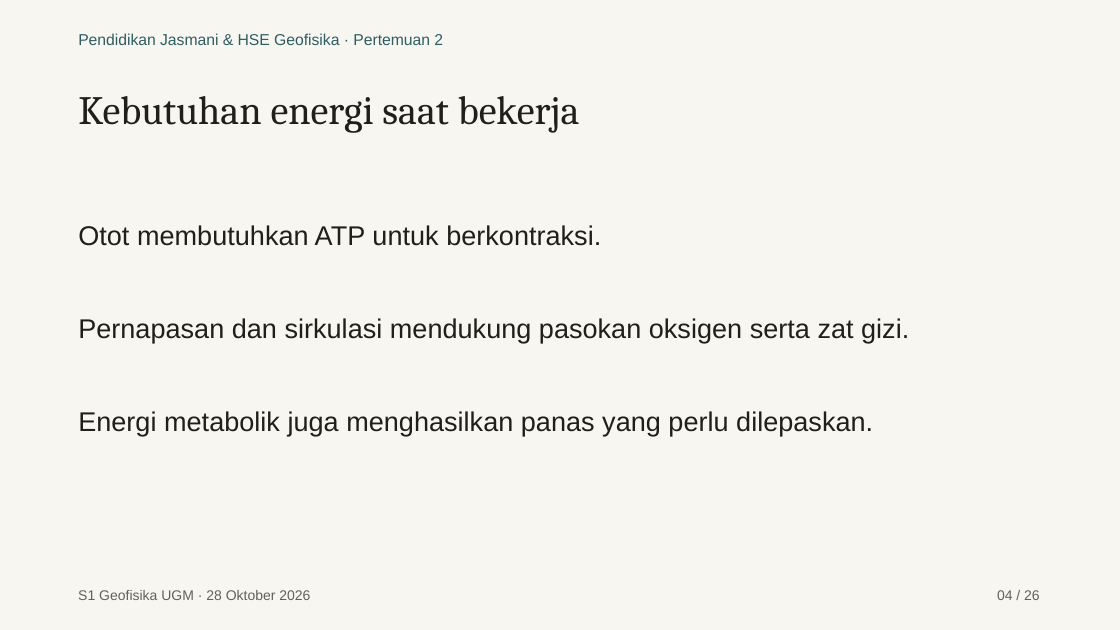
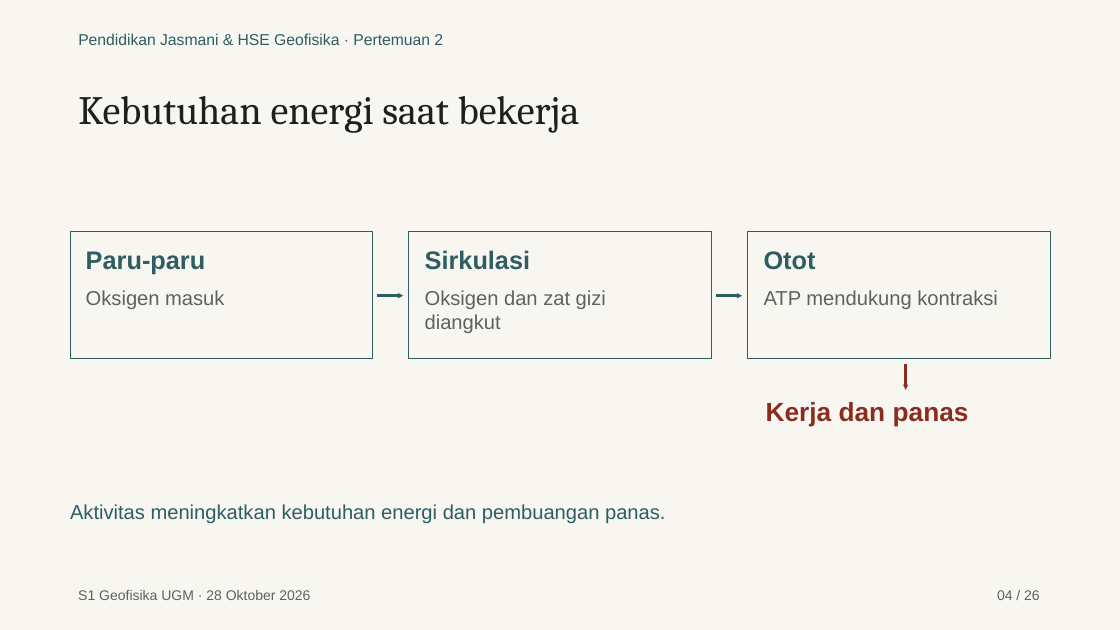
Before and after one commit to maswiet/maswiet.github.io, a slide deck: slide 4 of kuliah/pendidikan-jasmani-hse/pertemuan-2/presentasi.pptx. Drawn at 1120x630 pixels with LibreOffice and Linux fonts; fonts in the diff are those of the drawing. Boxes give left, top, right and bottom in pixels: in the first picture for what was removed or moved away, otherwise in the second. Text is boxed around its words. In the diff, an @@ line names an element or a change of style, - is before the commit and + after.

```diff
--- a/kuliah/pendidikan-jasmani-hse/pertemuan-2/presentasi.pptx
+++ b/kuliah/pendidikan-jasmani-hse/pertemuan-2/presentasi.pptx
@@ rectangle added at (x1=70, y1=232, x2=372, y2=359), fill #F8F6F1, outline #2F5D62 0.75 pt @@
@@ text removed at (x1=78, y1=225, x2=601, y2=246) @@
-Otot membutuhkan ATP untuk berkontraksi.
@@ rectangle added at (x1=409, y1=232, x2=712, y2=359), fill #F8F6F1, outline #2F5D62 0.75 pt @@
@@ rectangle added at (x1=748, y1=232, x2=1050, y2=359), fill #F8F6F1, outline #2F5D62 0.75 pt @@
@@ text added at (x1=86, y1=251, x2=206, y2=275), 21.8 pt, text #2F5D62, bold @@
+Paru-paru
@@ text added at (x1=425, y1=250, x2=531, y2=270), 21.8 pt, text #2F5D62, bold @@
+Sirkulasi
@@ text added at (x1=764, y1=251, x2=816, y2=270), 21.8 pt, text #2F5D62, bold @@
+Otot
@@ text added at (x1=86, y1=290, x2=224, y2=309), 17.2 pt, text #5F625C @@
+Oksigen masuk
@@ arrow added from (377, 296) to (403, 296), #2F5D62 2.25 pt @@
@@ text added at (x1=425, y1=290, x2=606, y2=333), 17.2 pt, text #5F625C @@
+Oksigen dan zat gizi
+diangkut
@@ arrow added from (716, 296) to (743, 296), #2F5D62 2.25 pt @@
@@ text added at (x1=764, y1=290, x2=998, y2=309), 17.2 pt, text #5F625C @@
+ATP mendukung kontraksi
@@ text removed at (x1=78, y1=318, x2=909, y2=343) @@
-Pernapasan dan sirkulasi mendukung pasokan oksigen serta zat gizi.
@@ arrow added from (906, 364) to (906, 390), #8A2D1F 2.25 pt @@
@@ text removed at (x1=78, y1=411, x2=873, y2=436) @@
-Energi metabolik juga menghasilkan panas yang perlu dilepaskan.
@@ text added at (x1=766, y1=402, x2=969, y2=427), 22.5 pt, text #8A2D1F, bold @@
+Kerja dan panas
@@ text added at (x1=70, y1=504, x2=665, y2=523), 17.2 pt, text #2F5D62 @@
+Aktivitas meningkatkan kebutuhan energi dan pembuangan panas.
```
Also in this commit, not shown: 10 other slides changed, 32 other files.
